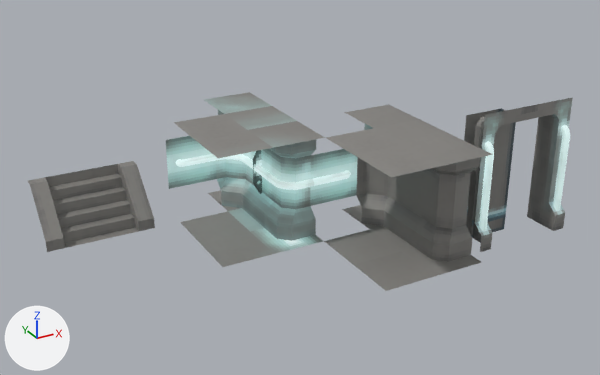
Two versions of the Blender file models/Tiles/Tiles.blend, one commit apart.
Camera for both pictures: a 50 mm camera at (-8.37, -13.09, 6.96) aimed at (-1.76, -1.08, 0.96). The lights are fixed; the arrows at lower left show +X, +Y and +Z.

Script lines for the objects in view, before the commit:
```python
ob_externalceiling = bpy.data.objects.new('ExternalCeiling', me_externalceiling)
ob_externalceiling.location = (0.0, -3.0, 2.0)
ob_externalfloor = bpy.data.objects.new('ExternalFloor', me_externalfloor)
ob_externalfloor.location = (0.0, -3.0, 0.0)
ob_externalwall = bpy.data.objects.new('ExternalWall', me_externalwall)
ob_externalwall.location = (0.0, -3.0, 1.0)
ob_internalceiling = bpy.data.objects.new('InternalCeiling', me_internalceiling)
ob_internalceiling.location = (0.0, -1.0, 2.0)
ob_internalfloor = bpy.data.objects.new('InternalFloor', me_internalfloor)
ob_internalfloor.location = (0.0, -1.0, 0.0)
ob_internallightceiling = bpy.data.objects.new('InternalLightCeiling', me_internallightceiling)
ob_internallightceiling.location = (-2.0, 1.0, 2.0)
ob_wallceiling = bpy.data.objects.new('WallCeiling', me_wallceiling)
ob_wallceiling.location = (0.0, -2.0, 2.0)
ob_wallfloor = bpy.data.objects.new('WallFloor', me_wallfloor)
ob_wallfloor.location = (0.0, -2.0, 0.0)
ob_walllightfloor = bpy.data.objects.new('WallLightFloor', me_walllightfloor)
ob_walllightfloor.location = (-2.0, 0.0, 0.0)
# also in view: 'LightCeiling.002' at (-3.0, -1.0, 2.0); 'LladderLeft' at (-5.75, 1.0, 0.5); 'WallLightCeiling' at (-2.0, 0.0, 2.0); 'DoorLeaf' at (1.3, -2.5, 1.12); 'LightDownSkirting' at (-2.1, 0.0, 0.25)
```
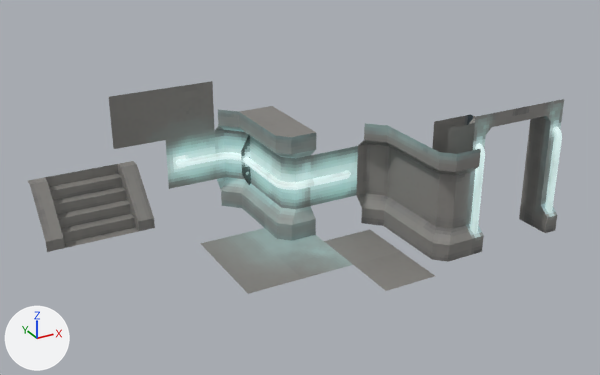
Where the newer file only moved an object's origin or applied its transform, the numbers keep the older frame.

Location of each change, (x1, y1, x2, y2) in pixels of the pictures (600 x 375 px):
'Door', moved
    before: (466, 97, 573, 252)
    after: (466, 99, 564, 255)
'DoorLeaf', moved
    before: (464, 108, 516, 238)
    after: (432, 114, 475, 154)
'AngleLightA', added
    after: (109, 89, 165, 149)
'LightA', added
    after: (162, 81, 215, 140)
'ExternalLightFloor', reshaped, moved
    before: (250, 228, 323, 254)
    after: (276, 241, 353, 279)
'LightFloor.002', surface changed, moved
    before: (200, 232, 274, 267)
    after: (250, 228, 323, 254)
'InternalLightFloor', reshaped
    before: (208, 190, 240, 211)
    after: (223, 254, 302, 294)
'BorderLightFloor', added
    after: (200, 232, 274, 267)
'Ceiling.002', deleted
    before: (357, 146, 444, 177)
'ExternalCeiling', deleted
    before: (408, 136, 493, 165)
'LightFloor.001', deleted
    before: (180, 211, 250, 243)
'LightCeiling.002', deleted
    before: (195, 130, 273, 158)
'Ceiling.001', deleted
    before: (326, 128, 406, 156)
'ExternalLightCeiling', deleted
    before: (248, 121, 325, 148)
'WallCeiling', deleted
    before: (374, 119, 453, 146)
'LightCeiling.001', deleted
    before: (174, 114, 247, 139)
'InternalCeiling', deleted
    before: (344, 104, 419, 128)
'ExternalFloor', deleted
    before: (401, 248, 481, 276)
'InternalLightCeiling', deleted
    before: (204, 92, 272, 114)
'Border', mesh moved
    before: (253, 150, 262, 194)
    after: (241, 135, 251, 185)
'WallFloor', deleted
    before: (370, 226, 415, 251)
'WallLightFloor', deleted
    before: (228, 208, 264, 231)
'InternalFloor', deleted
    before: (342, 205, 381, 229)
'ExternalUpSkirting', unchanged, uncovered by the edit
    before: (431, 157, 480, 176)
    after: (420, 143, 481, 176)

What changed in the scene script:
```text
Change me_internallightfloor:
    where me_internallightfloor.from_pydata(...)  # 4 vertices, 1 face; spans x -0.5..0.5, y -0.5..0.5, z 0.0
    me_internallightfloor part 3
    me_internallightfloor.vertices[0].co: (-0.5, -0.5, 0.0) -> (-0.5, -3.5, 0.0)  # pixel (227, 211) -> pixel (302, 278)
    me_internallightfloor.vertices[1].co: (0.5, -0.5, 0.0) -> (-0.5, -2.5, 0.0)  # not seen -> pixel (274, 253)
    me_internallightfloor.vertices[2].co: (-0.5, 0.5, 0.0) -> (-1.5, -3.5, 0.0)  # pixel (207, 193) -> pixel (248, 293)
    me_internallightfloor.vertices[3].co: (0.5, 0.5, 0.0) -> (-1.5, -2.5, 0.0)  # not seen -> pixel (222, 267)
Change me_externallightfloor:
    where me_externallightfloor.from_pydata(...)  # 4 vertices, 1 face; spans x -0.5..0.5, y -0.5..0.5, z 0.0
    me_externallightfloor part 1
    me_externallightfloor.vertices[0].co: (-0.5, -0.5, 0.0) -> (0.5, -0.5, 0.0)  # pixel (274, 253) -> pixel (353, 264)
    me_externallightfloor.vertices[1].co: (0.5, -0.5, 0.0) -> (0.5, 0.5, 0.0)  # pixel (323, 241)
    me_externallightfloor.vertices[2].co: (-0.5, 0.5, 0.0) -> (-0.5, -0.5, 0.0)  # pixel (250, 231) -> pixel (302, 278)
    me_externallightfloor.vertices[3].co: (0.5, 0.5, 0.0) -> (-0.5, 0.5, 0.0)  # not seen -> pixel (274, 253)
Change me_lightfloor_002:
    where me_lightfloor_002.from_pydata(...)  # 4 vertices, 1 face; spans x -0.5..0.5, y -0.5..0.5, z 0.0
    me_lightfloor_002 part 2: texture (UV) coordinates of 1 of 1 face, centred in x 0.0, y 0.0, z 0.0, changed; they spanned u 0.5..0.62, v 0.38..0.5 and now span u 0.62..0.75, v 0.12..0.25
Change me_border:
    where me_border.from_pydata(...)  # 32 vertices, 21 faces; spans x -0.17..0.0, y -0.016..0.016, z -0.6..0.5
    me_border part 4: the whole mesh is moved by (0.0, 0.5, 0.0)
Change me_door:
    where me_door.from_pydata(...)  # 124 vertices, 90 faces, 4 loose edges; spans x -0.2..0.5, y -1.0..1.0, z 0.0..2.5
    used by ob_door; location = (1.7, -3.0, 0.0); rotation_euler = (0.0, 0.0, 1.571), in degrees (0, 0, 90)
    me_door part 5: the whole mesh is moved by (0.0, -0.5, 0.0)
Remove ob_wallfloor:
    ob_wallfloor = bpy.data.objects.new('WallFloor', me_wallfloor)
Remove ob_wallceiling:
    ob_wallceiling = bpy.data.objects.new('WallCeiling', me_wallceiling)
Remove ob_internalfloor:
    ob_internalfloor = bpy.data.objects.new('InternalFloor', me_internalfloor)
Remove ob_internalceiling:
    ob_internalceiling = bpy.data.objects.new('InternalCeiling', me_internalceiling)
Remove ob_externalfloor:
    ob_externalfloor = bpy.data.objects.new('ExternalFloor', me_externalfloor)
Remove ob_externalceiling:
    ob_externalceiling = bpy.data.objects.new('ExternalCeiling', me_externalceiling)
Change ob_externallightfloor:
    ob_externallightfloor.location: (-2.0, -1.0, 0.0) -> (-2.0, -2.0, 0.0)
Remove ob_internallightceiling:
    ob_internallightceiling = bpy.data.objects.new('InternalLightCeiling', me_internallightceiling)
Remove ob_walllightfloor:
    ob_walllightfloor = bpy.data.objects.new('WallLightFloor', me_walllightfloor)
Remove ob_externallightceiling:
    ob_externallightceiling = bpy.data.objects.new('ExternalLightCeiling', me_externallightceiling)
Remove ob_ceiling_001:
    ob_ceiling_001 = bpy.data.objects.new('Ceiling.001', me_ceiling_001)
Remove ob_ceiling_002:
    ob_ceiling_002 = bpy.data.objects.new('Ceiling.002', me_plane_002)
Change ob_lightfloor_002:
    ob_lightfloor_002.location: (-3.0, -1.0, 0.0) -> (-2.0, -1.0, 0.0)
Remove ob_lightfloor_001:
    ob_lightfloor_001 = bpy.data.objects.new('LightFloor.001', me_lightfloor_001)
Remove ob_lightceiling_001:
    ob_lightceiling_001 = bpy.data.objects.new('LightCeiling.001', me_lightceiling_001)
Remove ob_lightceiling_002:
    ob_lightceiling_002 = bpy.data.objects.new('LightCeiling.002', me_lightceiling_002)
Change ob_door:
    ob_door.location: (1.7, -3.0, 0.0) -> (1.0, -3.0, 0.0)
Change ob_doorleaf:
    ob_doorleaf.location: (1.7, -2.5, 0.0) -> (1.0, -2.5, 0.0)
Add ob_lighta:
    ob_lighta = bpy.data.objects.new('LightA', me_lighta)  # 4 vertices, 1 face; spans x -0.5..0.5, y 0.0, z -0.5..0.5
    ob_lighta.location = (-3.0, 1.0, 2.0)
Add ob_anglelighta:
    ob_anglelighta = bpy.data.objects.new('AngleLightA', me_anglelighta)  # 4 vertices, 1 face; spans x -0.5..0.5, y 0.0, z -0.5..0.5
    ob_anglelighta.location = (-4.0, 1.0, 2.0)
Add ob_borderlightfloor:
    ob_borderlightfloor = bpy.data.objects.new('BorderLightFloor', me_borderlightfloor)  # 4 vertices, 1 face; spans x -0.5..0.5, y -0.5..0.5, z 0.0
    ob_borderlightfloor.location = (-3.0, -1.0, 0.0)
```
